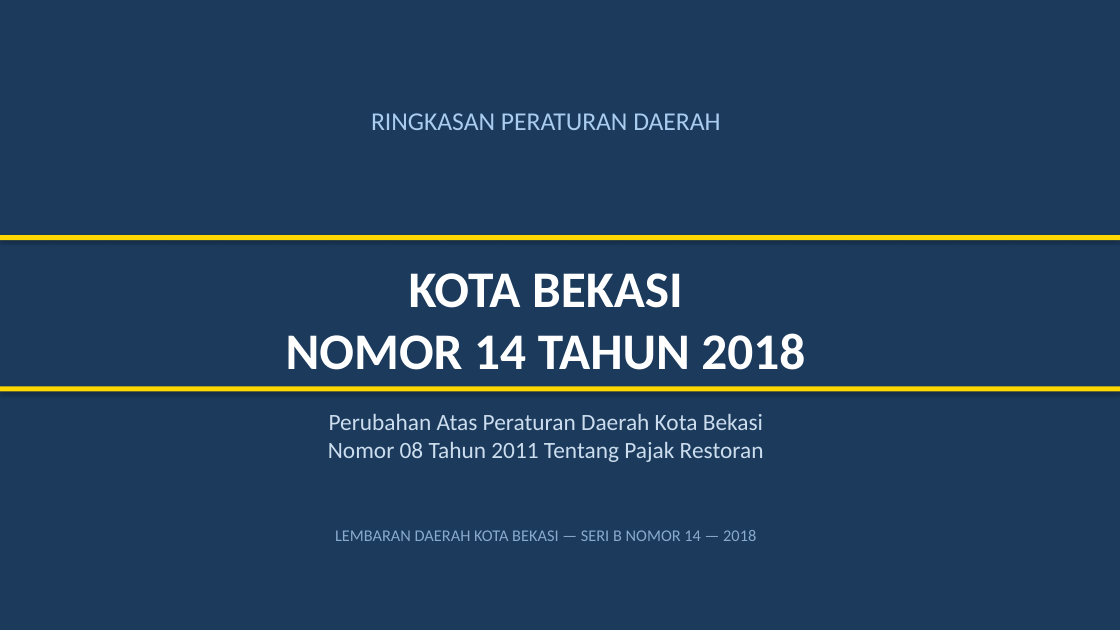
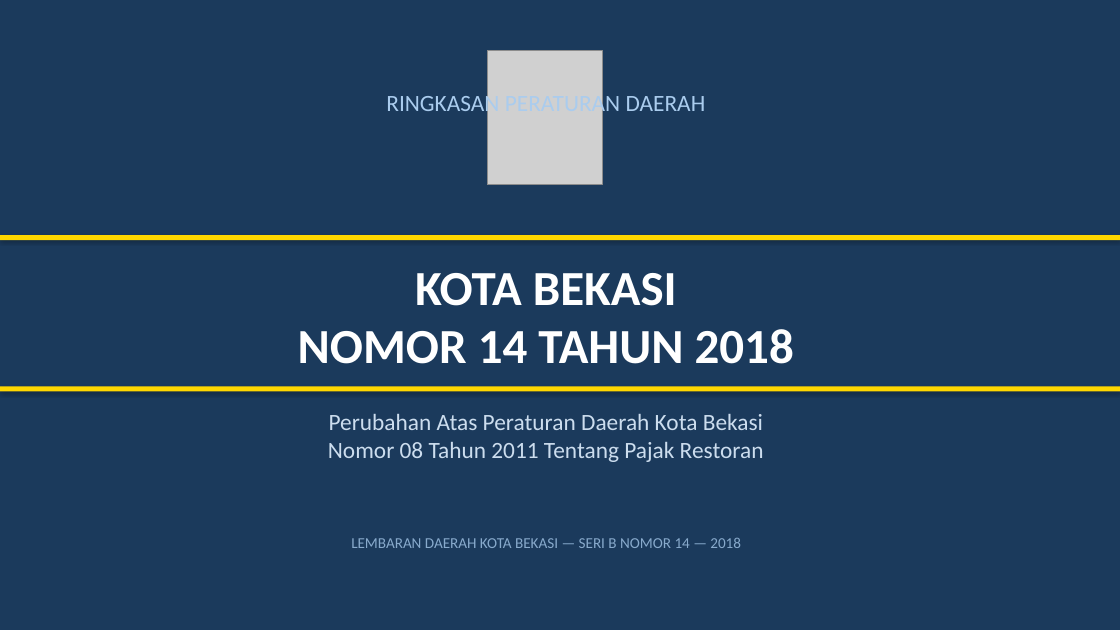
Before and after one commit to rahadiana/coba_ppt, a slide deck: slide 1 of Ringkasan_Perda_Bekasi_No_14_2018.pptx. Drawn at 1120x630 pixels with LibreOffice and Linux fonts; fonts in the diff are those of the drawing; grey boxes stand for pictures. Boxes give left, top, right and bottom in pixels: in the first picture for what was removed or moved away, otherwise in the second. Text is boxed around its words. In the diff, an @@ line names an element or a change of style, - is before the commit and + after.

Commit message:
feat: tambah logo Kota Bekasi di presentasi Perda No.14/2018

```diff
--- a/Ringkasan_Perda_Bekasi_No_14_2018.pptx
+++ b/Ringkasan_Perda_Bekasi_No_14_2018.pptx
@@ picture added at (x1=487, y1=50, x2=602, y2=185) @@
@@ text "RINGKASAN PERATURAN DAERAH" moved from (x1=371, y1=113, x2=720, y2=130) to (x1=386, y1=91, x2=706, y2=117) @@
@@ text "RINGKASAN PERATURAN DAERAH" at (x1=386, y1=91, x2=706, y2=117): size 22 to 20 pt @@
@@ text "KOTA BEKASI NOMOR 14 TAHUN ..." at (x1=298, y1=273, x2=794, y2=364): size 44 to 42 pt @@
@@ text "LEMBARAN DAERAH KOTA BEKASI — ..." moved from (x1=335, y1=530, x2=756, y2=541) to (x1=351, y1=538, x2=741, y2=548) @@
@@ text "LEMBARAN DAERAH KOTA BEKASI — ..." at (x1=351, y1=538, x2=741, y2=548): size 14 to 13 pt @@
```
Also in this commit, not shown: 4 other slides changed.
